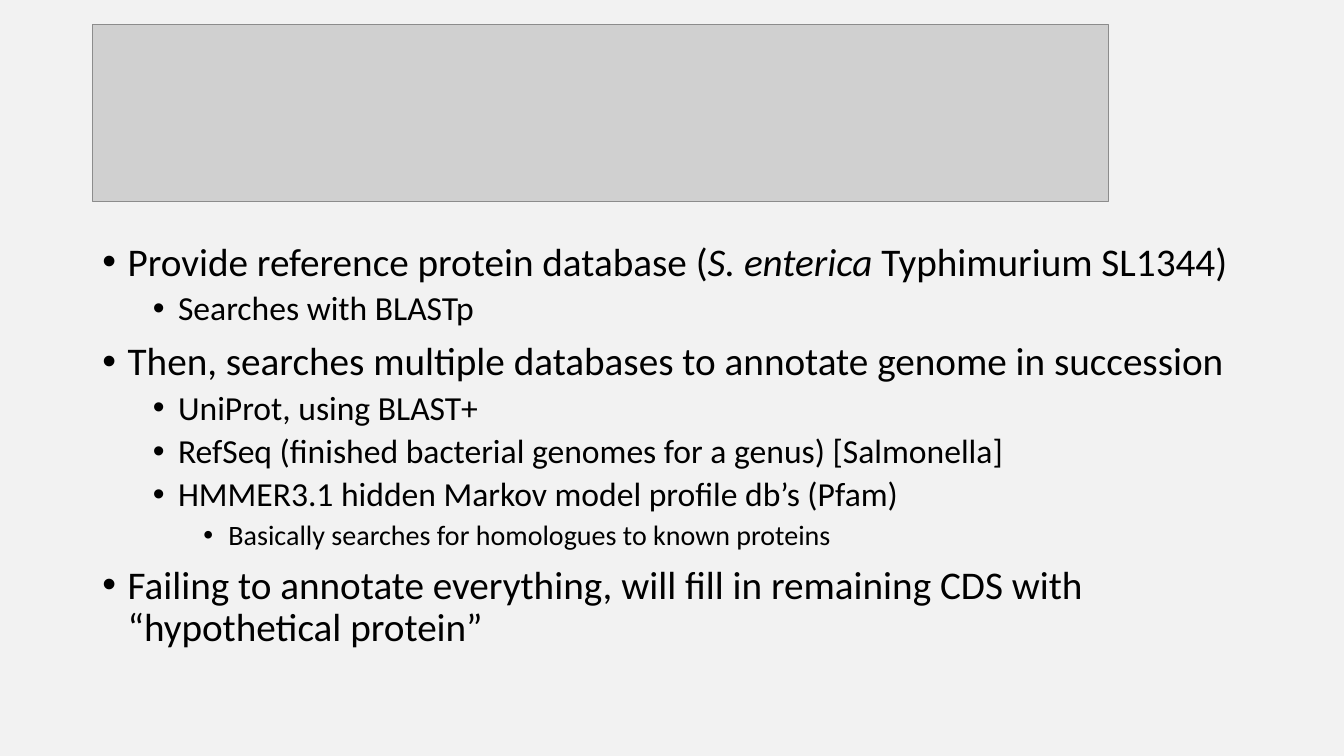
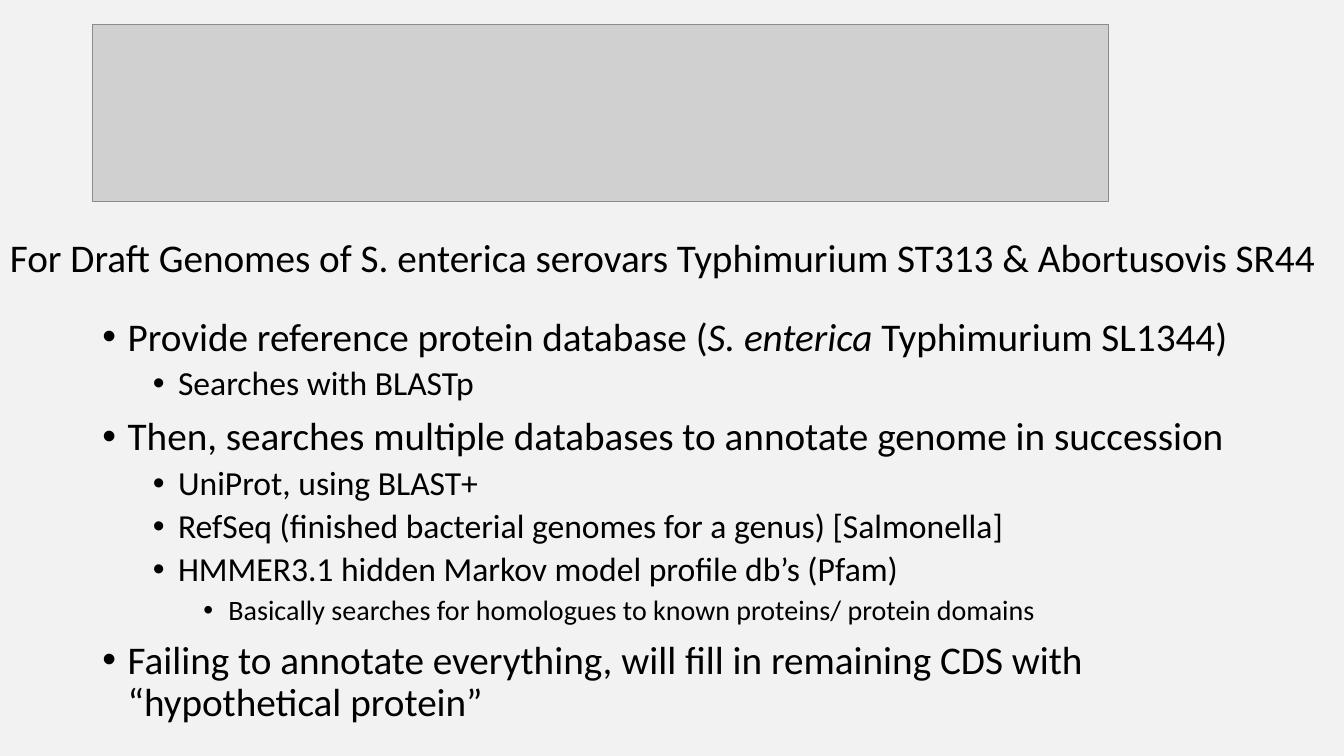
Before and after one commit to Yale-EEB723/finalproject, a slide deck: slide 12 of 190425_Verdegaal_EEB723_project.pptx (slide 11 before the commit). Drawn at 1344x756 pixels with LibreOffice and Linux fonts; fonts in the diff are those of the drawing; grey boxes stand for pictures. Boxes give left, top, right and bottom in pixels: in the first picture for what was removed or moved away, otherwise in the second. Text is boxed around its words. In the diff, an @@ line names an element or a change of style, - is before the commit and + after.

```diff
--- a/190425_Verdegaal_EEB723_project.pptx
+++ b/190425_Verdegaal_EEB723_project.pptx
@@ text added at box(10, 244, 1315, 279), 28 pt, text #000000 @@
+For Draft Genomes of S. enterica serovars Typhimurium ST313 & Abortusovis SR44
@@ text "Provide reference protein database (S. ...": place and size @@
-text "Provide reference protein database (S. ..." at box(128, 247, 1227, 648)
+text "Provide reference protein database (S. ..." at box(128, 322, 1227, 723)
@@ text at box(228, 600, 1034, 625): text changed @@
-    • Basically searches for homologues to known proteins
+    • Basically searches for homologues to known proteins/ protein domains
```
Also in this commit, not shown: 7 other slides changed, 1 slide added.
